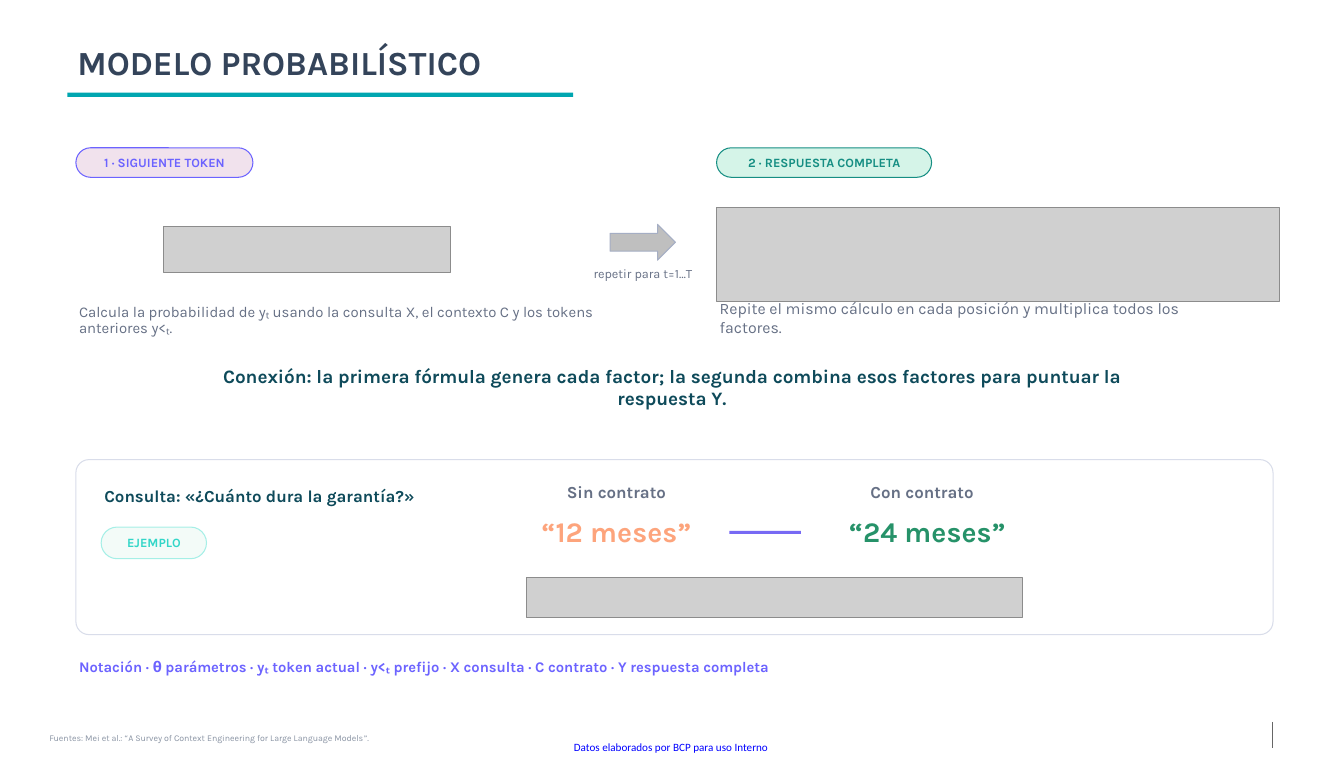
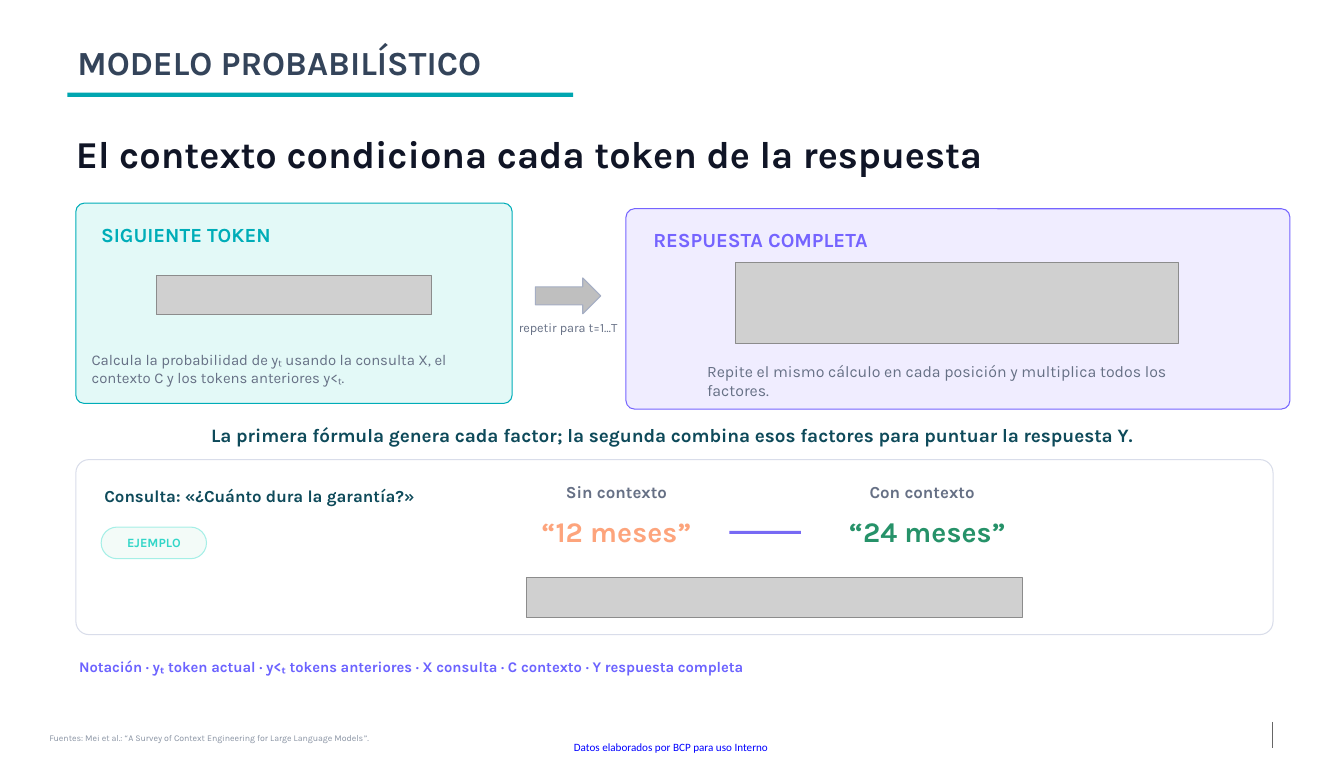
Before and after one commit to kevingomezbcp/Context-engineering, a slide deck: slide 7 of presentation/IA_academy_Context_Engineering_y_ambiguedad.pptx. Drawn at 1344x761 pixels with LibreOffice and Linux fonts; fonts in the diff are those of the drawing; grey boxes stand for pictures; background and template pictures are left out. Boxes give left, top, right and bottom in pixels: in the first picture for what was removed or moved away, otherwise in the second. Text is boxed around its words. In the diff, an @@ line names an element or a change of style, - is before the commit and + after.

```diff
--- a/presentation/IA_academy_Context_Engineering_y_ambiguedad.pptx
+++ b/presentation/IA_academy_Context_Engineering_y_ambiguedad.pptx
@@ rounded rectangle removed at (76, 148, 253, 177) @@
@@ text added at (76, 141, 982, 177), 27 pt, text #101526, bold @@
+El contexto condiciona cada token de la respuesta
@@ rounded rectangle removed at (717, 148, 931, 177) @@
@@ rounded rectangle added at (76, 203, 512, 404), fill #E3F9F7, outline #00ADB8 0.75 pt @@
@@ rounded rectangle added at (626, 208, 1290, 409), fill #F0EDFF, outline #7564FF 0.75 pt @@
@@ picture removed at (717, 207, 1279, 302) @@
@@ text at (101, 228, 271, 243): text changed; size 9 to 14.2 pt; text colour #6C63FF to #00ADB8 @@
-1 · SIGUIENTE TOKEN
+SIGUIENTE TOKEN
@@ picture removed at (163, 227, 450, 272) @@
@@ text at (653, 234, 867, 247): text changed; size 9 to 14.2 pt; text colour #168E83 to #7564FF @@
-2 · RESPUESTA COMPLETA
+RESPUESTA COMPLETA
@@ picture added at (736, 262, 1179, 343) @@
@@ picture added at (156, 275, 432, 315) @@
@@ right arrow: place and size @@
-right arrow at (610, 225, 676, 260)
+right arrow at (535, 278, 601, 314)
@@ text "repetir para t=1…T": place and size @@
-text "repetir para t=1…T" at (594, 269, 692, 281)
+text "repetir para t=1…T" at (519, 323, 618, 335)
@@ text "Calcula la probabilidad de yₜ ...": place and size @@
-text "Calcula la probabilidad de yₜ ..." at (79, 307, 593, 337)
+text "Calcula la probabilidad de yₜ ..." at (92, 355, 447, 387)
@@ text "Calcula la probabilidad de yₜ ..." at (92, 355, 447, 387): line spacing 0.9 to 1 @@
@@ text "Repite el mismo cálculo en ...": place and size @@
-text "Repite el mismo cálculo en ..." at (720, 301, 1179, 333)
+text "Repite el mismo cálculo en ..." at (707, 365, 1166, 396)
@@ text at (211, 427, 1133, 447): text changed @@
-Conexión: la primera fórmula genera cada factor; la segunda combina esos factores para puntuar la respuesta Y.
+La primera fórmula genera cada factor; la segunda combina esos factores para puntuar la respuesta Y.
@@ text at (566, 486, 667, 498): text changed @@
-Sin contrato
+Sin contexto
@@ text at (870, 487, 975, 498): text changed @@
-Con contrato
+Con contexto
@@ text at (79, 660, 744, 676): text changed @@
-Notación · θ parámetros · yₜ token actual · y<ₜ prefijo · X consulta · C contrato · Y respuesta completa
+Notación · yₜ token actual · y<ₜ tokens anteriores · X consulta · C contexto · Y respuesta completa
```
Also in this commit, not shown: 11 other slides changed, 3 slides added, 15 other files.
